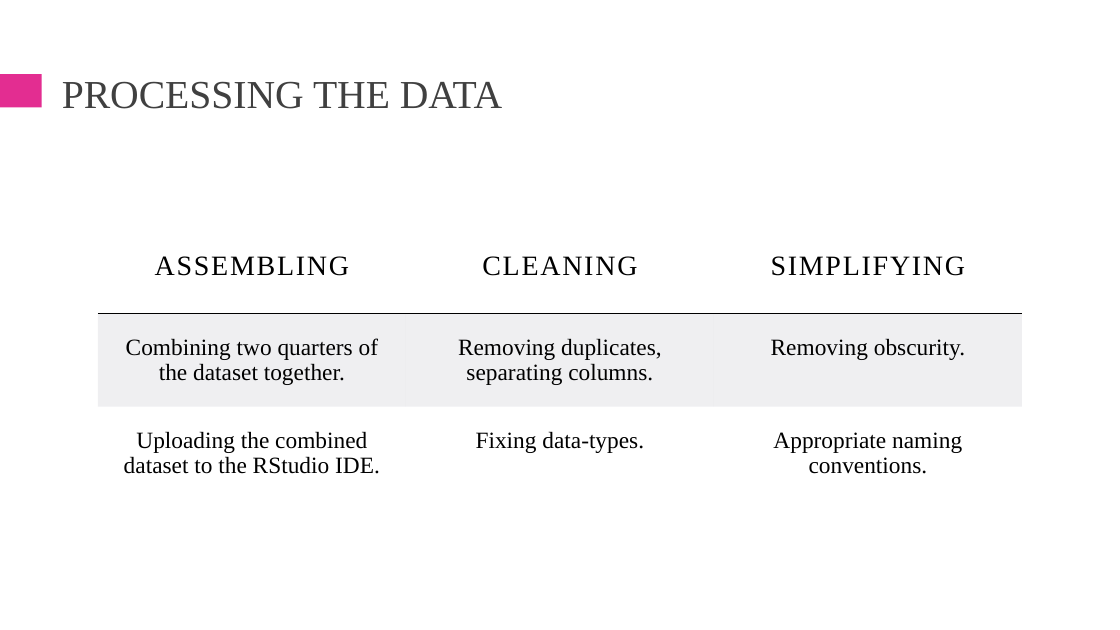
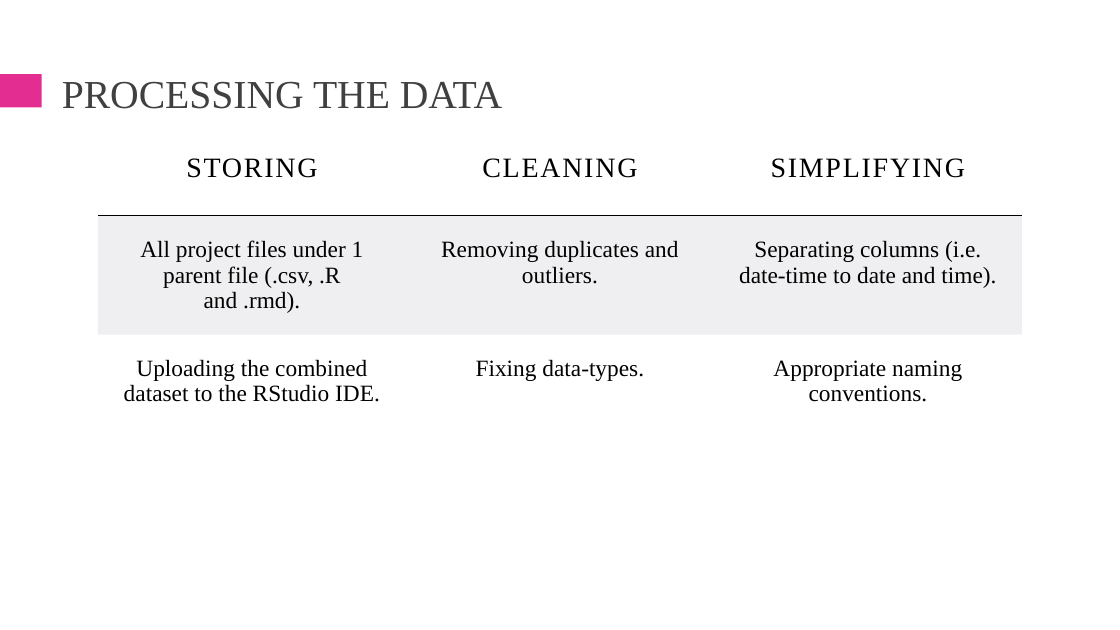
Before and after one commit to MuhammadOwais766/Google_Case_Study, a slide deck: slide 6 of Case_Study_Presentation.pptx (slide 5 before the commit). Drawn at 1120x630 pixels with LibreOffice and Linux fonts; fonts in the diff are those of the drawing. Boxes give left, top, right and bottom in pixels: in the first picture for what was removed or moved away, otherwise in the second. Text is boxed around its words. In the diff, an @@ line names an element or a change of style, - is before the commit and + after.

```diff
--- a/Case_Study_Presentation.pptx
+++ b/Case_Study_Presentation.pptx
@@ table at [98,133,1023,411] @@
-row 1, column 1: ASSEMBLING
+row 1, column 1: STORING
-row 2: Combining two quarters of the dataset together. | Removing duplicates, separating columns. | Removing obscurity.
+row 2: All project files under 1 parent file (.csv, .R and .rmd). | Removing duplicates and outliers. | Separating columns (i.e. date-time to date and time).
@@ table: place and size @@
-table at [98,230,1023,508]
+table at [98,133,1023,411]
```
Also in this commit, not shown: 3 other slides changed, 11 slides added, 12 slides removed, 8 other files.
